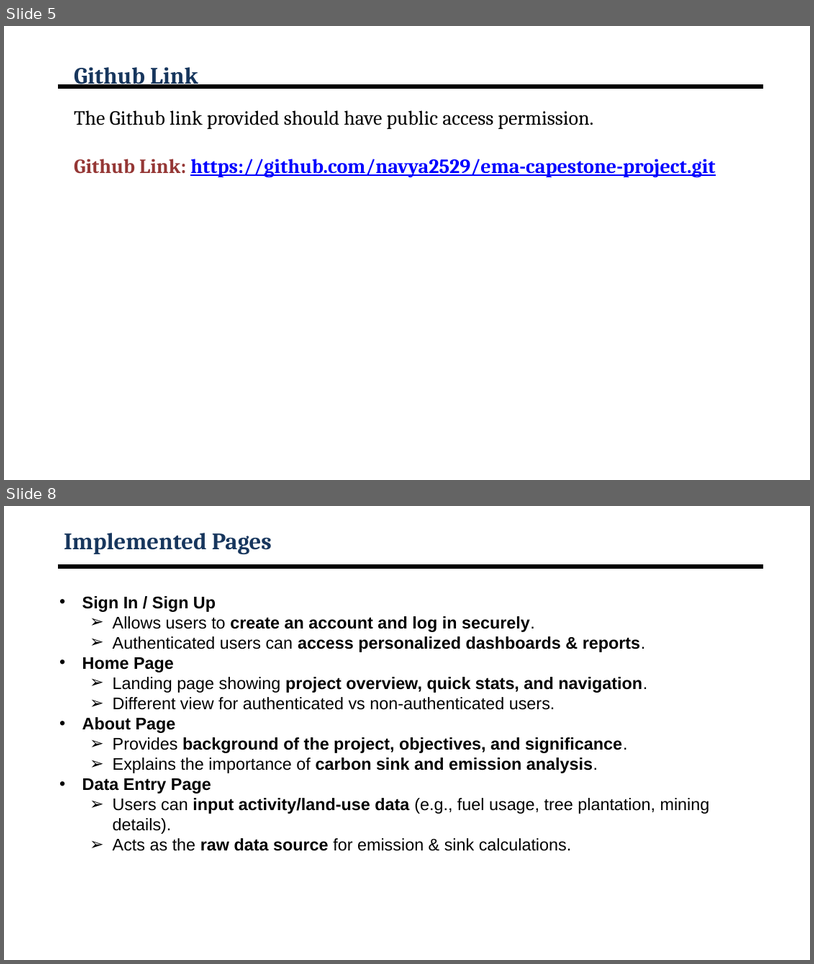
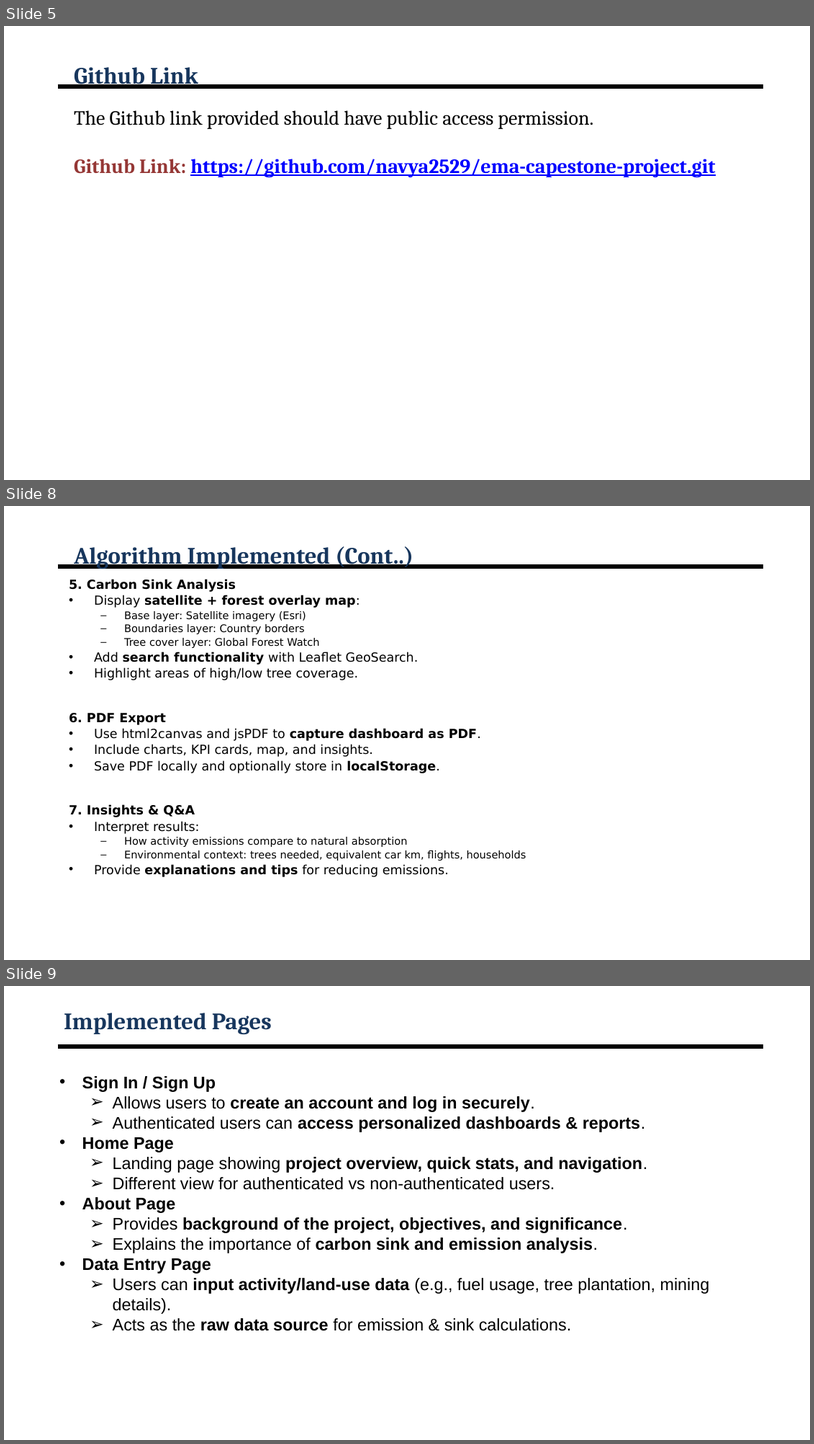
Before and after one commit to SriHari0429/ema-capestone-project, a slide deck: CSE7101-Capstone Project-Review1- TEMPLATE[1].pptx. Shown one above the other, each under a label of ours: slides 5 and 8 before the commit, slides 5, 8 and 9 after it; the slides between them are not shown. The pictures are 814x964 and 814x1444 pixels, drawn with LibreOffice and Linux fonts; fonts in the diff are those of the drawing; background and template pictures are left out. Boxes give left, top, right and bottom in pixels: in the first picture for what was removed or moved away, otherwise in the second. Text is boxed around its words. In the diff, an @@ line names an element or a change of style, - is before the commit and + after.

```diff
--- a/CSE7101-Capstone Project-Review1- TEMPLATE[1].pptx
+++ b/CSE7101-Capstone Project-Review1- TEMPLATE[1].pptx
@@ slide 8 added at (x1=4, y1=506, x2=810, y2=960), background #FFFFFF; not listed: 1 template element that a slide beside it also shows @@
@@ title added at (x1=74, y1=546, x2=414, y2=569), 28 pt, text #17365D, bold @@
+Algorithm Implemented (Cont..)
@@ text added at (x1=69, y1=579, x2=527, y2=877), 15 pt, text #000000 @@
+5. Carbon Sink Analysis
+• Display satellite + forest overlay map:
+  – Base layer: Satellite imagery (Esri)
+  – Boundaries layer: Country borders
+  – Tree cover layer: Global Forest Watch
+• Add search functionality with Leaflet GeoSearch.
+• Highlight areas of high/low tree coverage.
+6. PDF Export
+• Use html2canvas and jsPDF to capture dashboard as PDF.
+• Include charts, KPI cards, map, and insights.
+• Save PDF locally and optionally store in localStorage.
+7. Insights & Q&A
+• Interpret results:
+  – How activity emissions compare to natural absorption
+  – Environmental context: trees needed, equivalent car km, flights, households
+• Provide explanations and tips for reducing emissions.
@@ what was slide 8 is now slide 9 @@
```
Also in this commit, not shown: 4 slides changed, 1 other slide added, 1 slide removed, 15 other files.
